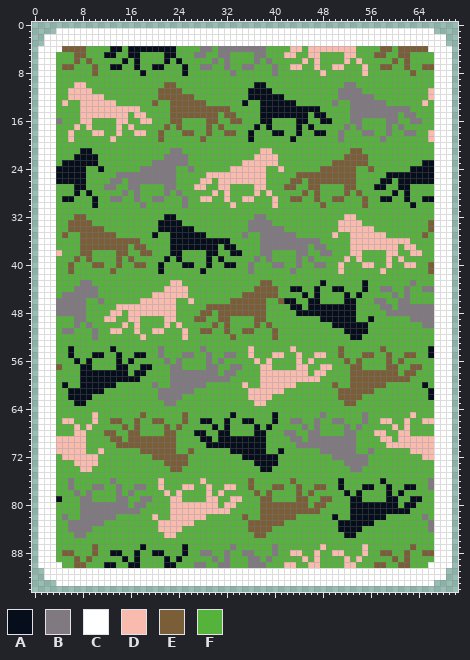
Two states of a sprite sheet, assets/uncombined/decks/horse/horse.png. Above, as it was before the edit.
The file is 71x95 pixels.
Palette (. is transparent): A #050e1a  B #807980  C #ffffff  D #fabbaf  E #7a5e37  F #55b33b
The same view after the edit:
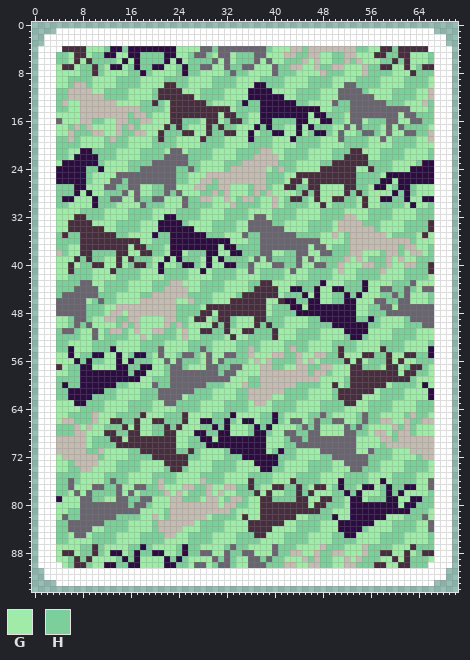
Colours new in this view: G #a0eba8  H #7ccf9a
Commit message: graphic: updated horse deck
Edits made:
colour A: #050e1a -> #2b0d40
colour B: #807980 -> #696570
colour D: #fabbaf -> #c4bbb3
colour E: #7a5e37 -> #472e3e
Changed rows in their new state; - is a pixel that keeps its letter.
first column x 4:
 4 -----GGGH--H--------GGGG--H--------HGGG--H--------HHGG--H------
 5 HHG--GHH--GG--HHHH--GGH--HG--GHHH--GGG--HH--GGHH--GGG--HH--GGGH
 6 HHG-G-HHHHG-G-HHHH-G-GHHHH-G-GHHH-G-GGHHH-G-GGHH-H-GGGHH-H-GGGH
 7 G--GHH-HG--GH-HH--GGH-HH--GG-HH--GGG-HH--GG-HH--GGG-HH--GG-GH--
 8 GGGGHH-HGGGGHH-HGGGGH-HHGGGGH-HHGGGG-HHHGGGG-HHHGGG-HHHHGGG-HHH
 9 GGHHHHGGGGHHHHGGGGHHHHGGGGHHHHGGGGHHHHGGGGHHHHGGGGHHHHGGGGHHHHG
10 GGH--HGGGGHHHHGGGG--HHGGGGHHHHGGG--HHHGGGGHHHHGG--HHHHGGGGHHHHG
11 HH----GGHHHHGGGGH----GGGHHHHGGGG----GGGGHHHHGGG----HGGGGHHHHGG-
12 HH------HHHHGGGGH------GHHHHGGGG------GGHHHHGGG------GGGHHHHGG-
13 H-GG------GGGGHH-HG------HGGGGH-HH------HHGGGG-HH------HHHGGG-H
14 HHGG----------HHHHG----------GHHHH----------GGHHH----------GGGH
15 GGGG--------H--HGGG--------G--HHGG--------G--HHHG--------G--HHH
16 -GGG--HHGG--HH--GGG--HHHG--GH--HGG--HHHH--GG--HHG--GHHH--GG--HH
17 GGH-H-GGGG-H-HGGGG-H-HGGG-H-HHGGG-H-HHGG-G-HHHGG-G-HHHG-G-HHHHG
18 GG-HHH--GG-HH--GG-HHH--GG-HH--GG-GHH--GG-GH--HG-GGH--HG-GG--HH-
19 HH-HGGGGH-HHGGGGH-HHGGGG-HHHGGGG-HHHGGG-HHHHGGG-HHHHGG-GHHHHGG-
20 HHHHGGGGHHHHGGGGHHHHGGGGHHHHGGGGHHHHGGGGHHHHGGGGHHHHGGGGHHHHGGG
21 HHGG--HHHHGGGGHHHHG--GHHHHGGGGHHHH--GGHHHHGGGGHHH--GGGHHHHGGGGH
22 HHG----HHHGGGGHHHH----HHHHGGGGHHH----GHHHHGGGGHH----GGHHHHGGGGH
23 G------HGGGGHHHH------HHGGGGHHH------HHHGGGGHH------HHHHGGGGH--
24 -----HH-GGGGHH------HH-HGGGGH------GH-HHGGGG------GG-HHHGGG----
25 -----HGGGG----------HHGGG----------HHHGG----------HHHHG--------
26 -----HGGG--H--------HHGG--H--------HHHG--G--------HHHH--G------
27 HHH--GGG--HH--GGHH--GGG--HH--GGGH--HGG--HH--GGGG--HHG--GH--HGGG
28 HHH-G-GGHHH-G-GGHH-H-GGGHH-H-GGGH-H-GGGGH-H-GGGG-H-HGGGG-H-HGGG
29 H--GGG-HH--GG-HH--GGG-HH--GG-GH--HGG-GH--HG-GG--HHG-GG--HH-GG--
30 HHGGGG-HHHGGGG-HHHGGG-HHHHGGG-HHHHGG-GHHHHGG-GHHHHG-GGHHHHG-GGH
31 GGGGHHHHGGGGHHHHGGGGHHHHGGGGHHHHGGGGHHHHGGGGHHHHGGGGHHHHGGGGHHH
32 GGG--HHHGGGGHHHHGG--HHHHGGGGHHHHG--GHHHHGGGGHHHH--GGHHHHGGGGHHH
33 GG----GGGGHHHHGGG----HGGGGHHHHGG----HHGGGGHHHHG----HHHGGGGHHHH-
34 GG------GGHHHHGGG------GGGHHHHGG------GGGGHHHHG------HGGGGHHHH-
35 H-HH------HHGGGG-HH------HHHGGG-HH------HHHHGG-GH------GHHHHG-G
36 HHHH----------GGHHH----------GGGHH----------GGGGH----------HGGG
37 HHGG--------G--HHHG--------G--HHHH--------G--GHHH--------H--GGH
38 -HGG--HHHH--GG--HHG--GHHH--GG--HHH--GGHH--GG--HHH--GGGH--HG--GH
39 GGG-H-HHGG-G-HHHGG-G-HHHG-G-HHHHG-G-HHHH-G-GHHHH-G-GHHH-G-GGHHH
40 GG-GHH--GG-GH--HG-GGH--HG-GG--HH-GGG--HH-GG--HH-GGG--HH-GG--HH-
41 GG-HHHGGG-HHHHGGG-HHHHGG-GHHHHGG-GHHHHG-GGHHHHG-GGHHHH-GGGHHHH-
42 GGHHHHGGGGHHHHGGGGHHHHGGGGHHHHGGGGHHHHGGGGHHHHGGGGHHHHGGGGHHHHG
43 HHHH--GGHHHHGGGGHHH--GGGHHHHGGGGHH--GGGGHHHH-GGGHHH-GGGGHHH-GGG
44 HHH----GHHHHGGGGHH----GGHHHHGGGGH----GG--HH-GG--HHH-GG--HH-HG--
45 H------HHHGGGGHH------HHHHGGGGH------GHHH-G-GGHH-H-GGGHH-H-GGGH
46 -----GH-HHGGGG------GG-HHHGGG------GG---HH--GGHH--GGG--HH--GGGH
47 -----HHHGG----------HHHHG----------GHHH--G--------GGHH--G------
48 -----HHHG--G--------HHHH--G--------GHHHH----------GGHHH--------
49 GGH--HGG--HH--GGGG--HHG--GH--HGGG--HHHGGGGHH------HH-HGGGGH----
50 GGH-H-GGGGH-H-GGGG-H-HGGGG-H-HGGG-H-HHGGGGHHHH------HHGGGGHHH--
51 H--HGG-GH--HG-GG--HHG-GG--HH-GG--HHH-GGGHHHHGGGG----GGGGHHHHGGG
52 HHHHGG-GHHHHGG-GHHHHG-GGHHHHG-GGHHHH-GGGHHHHGGGGH--HGGGGHHHHGGG
53 HHGGGGHHHHGGGGHHHHGGGGHHHHGGGGHHHHGGGGHHHHGGGGHHHHGGGGHHHHGGGGH
54 HH-GGGHHH-GGGGHHH-GGGGHH-HGGGGHH-HGGGGH-HHGGGGH-HHGGGG-HHHGGGG-
55 GG-GHH--GG-GH--HG-GGH--HG-GG--HH-GGG--HH-GG--HH-GGG--HH-GG--HH-
56 GGG-H-HHGG-G-HHHGG-G-HHHG-G-HHHHG-G-HHHH-G-GHHHH-G-GHHH-G-GGHHH
57 -GHH--GGGG--HH--GGH--HGGG--HH--GGG--HHGG--HH--GGG--HHHG--GH--HG
58 GGHH--------H--GGGH--------H--GGGG--------H--HGGG--------G--HHG
59 HHHH----------GGHHH----------GGGHH----------GGGGH----------HGGG
60 H-HH------HHGGGG-HH------HHHGGG-HH------HHHHGG-GH------GHHHHG-G
61 HH------HHGGGGHHH------HHHGGGGHH------HHHHGGGGH------GHHHHGGGG-
62 HH----HHHHGGGGHHH----GHHHHGGGGHH----GGHHHHGGGGH----GGGHHHHGGGG-
63 GGG--HHHGGGGHHHHGG--HHHHGGGGHHHHG--GHHHHGGGGHHHH--GGHHHHGGGGHHH
64 GGGGHHHHGGGGHHHHGGGGHHHHGGGGHHHHGGGGHHHHGGGGHHHHGGGGHHHHGGGGHHH
65 GGHHHH-GGGHHHH-GGGHHH-GGGGHHH-GGGGHH-HGGGGHH-HGGGGH-HHGGGGH-HHG
66 G--HHH-GG--HH-GG--HHH-GG--HH-HG--GHH-HG--GH-HH--GGH-HH--GG-HH--
67 HHH-G-GGHHH-G-GGHH-H-GGGHH-H-GGGH-H-GGGGH-H-GGGG-H-HGGGG-H-HGGG
68 HHH--GGG--HH--GGHH--GGG--HH--GGGH--HGG--HH--GGGG--HHG--GH--HGGG
69 -----GHHH--G--------GGHH--G--------GGGH--H--------GGGG--H------
70 -----GHHHH----------GGHHH----------GGGHH----------GGGGH--------
71 -----HH-GGGGHH------HH-HGGGGH------GH-HHGGGG------GG-HHHGGG----
72 G------HGGGGHHHH------HHGGGGHHH------HHHGGGGHH------HHHHGGGGH--
73 GGH----GGGHHHHGGGG----GGGGHHHHGGG----HGGGGHHHHGG----HHGGGGHHHHG
74 GGHH--GGGGHHHHGGGGH--HGGGGHHHHGGGG--HHGGGGHHHHGGG--HHHGGGGHHHHG
75 HHHHGGGGHHHHGGGGHHHHGGGGHHHHGGGGHHHHGGGGHHHHGGGGHHHHGGGGHHHHGGG
76 HH-HGGGGH-HHGGGGH-HHGGGG-HHHGGGG-HHHGGG-HHHHGGG-HHHHGG-GHHHHGG-
77 HH-GGG--HH-GG--HH-GGG--HH-GG--HH-HGG--HH-HG--GH-HHG--GH-HH--GG-
78 HHG-G-HHHH-G-GHHHH-G-GHHH-G-GGHHH-G-GGHH-H-GGGHH-H-GGGH-H-GGGGH
79 -GGG--HHGG--HH--GGG--HHHG--GH--HGG--HHHH--GG--HHG--GHHH--GG--HH
80 GGGG--------H--HGGG--------G--HHGG--------G--HHHG--------G--HHH
81 GGHH----------GGGGH----------HGGGG----------HHGGG----------HHHG
82 G-HH------HHHHGG-GH------GHHHHG-GG------GGHHHH-GG------GGGHHH-G
83 HH------HHHHGGGGH------GHHHHGGGG------GGHHHHGGG------GGGHHHHGG-
84 HH----GGHHHHGGGGH----GGGHHHHGGGG----GGGGHHHHGGG----HGGGGHHHHGG-
85 HHG--GHHHHGGGGHHHH--GGHHHHGGGGHHH--GGGHHHHGGGGHH--GGGGHHHHGGGGH
86 HHGGGGHHHHGGGGHHHHGGGGHHHHGGGGHHHHGGGGHHHHGGGGHHHHGGGGHHHHGGGGH
87 GGGGHH-HGGGGHH-HGGGGH-HHGGGGH-HHGGGG-HHHGGGG-HHHGGG-HHHHGGG-HHH
88 G--GHH-HG--GH-HH--GGH-HH--GG-HH--GGG-HH--GG-HH--GGG-HH--GG-GH--
89 GGH-H-GGGGH-H-GGGG-H-HGGGG-H-HGG--H-HHGGG-H-HHGG-G-HHHGG-G-HHHG
90 -GH--HGG--HH--GGGG--HHG--GH--HGG---HHH--GG--HHGG--HHH--GG--HHH-
